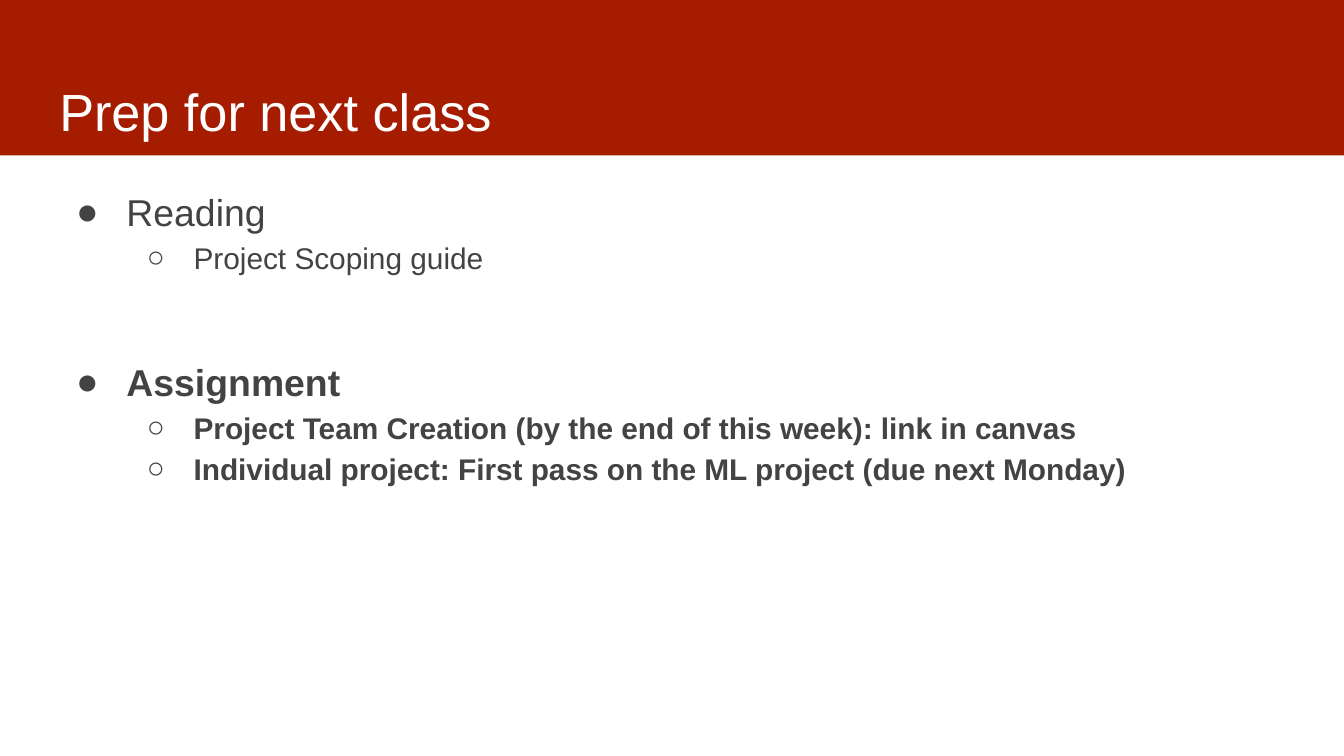
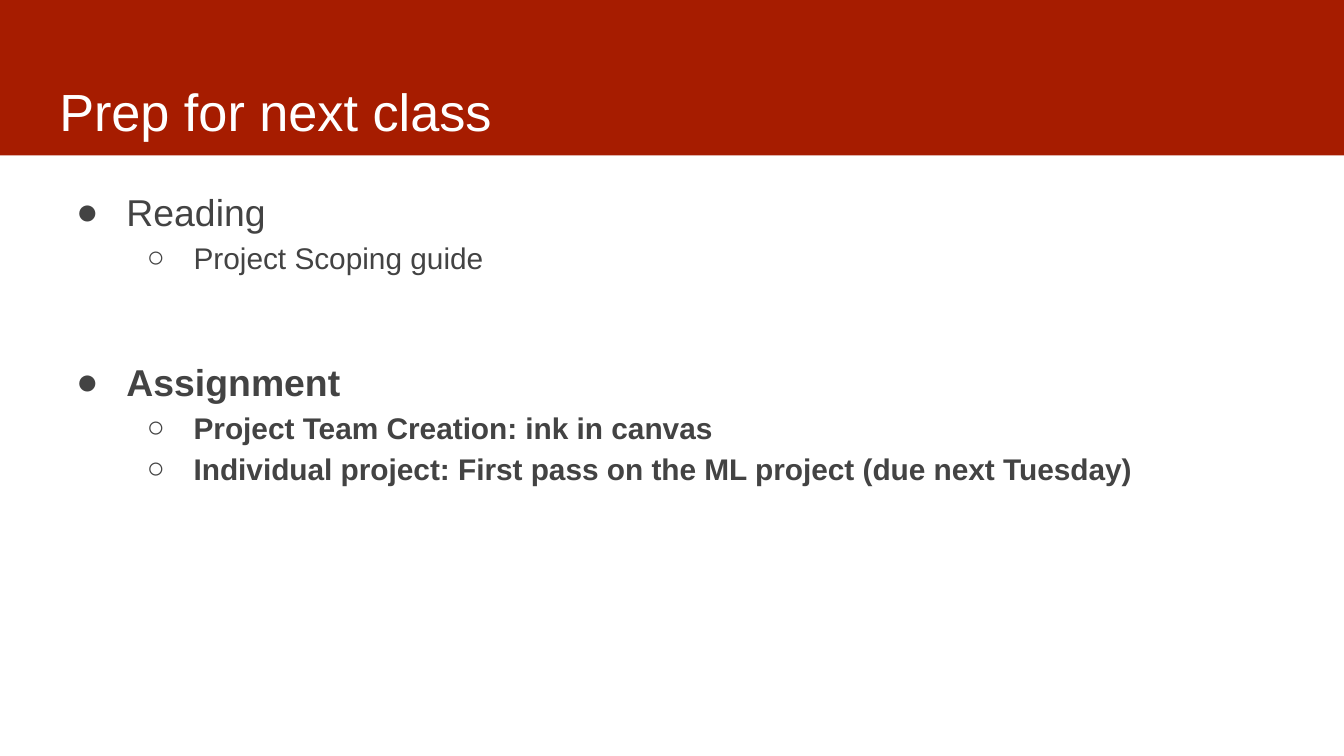
Before and after one commit to dssg/MLinPractice, a slide deck: slide 18 of Lectures/Lecture1-ClassOverview.pptx (slide 17 before the commit). Drawn at 1344x756 pixels with LibreOffice and Linux fonts; fonts in the diff are those of the drawing. Boxes give left, top, right and bottom in pixels: in the first picture for what was removed or moved away, otherwise in the second. Text is boxed around its words. In the diff, an @@ line names an element or a change of style, - is before the commit and + after.

Commit message:
updated

```diff
--- a/Lectures/Lecture1-ClassOverview.pptx
+++ b/Lectures/Lecture1-ClassOverview.pptx
@@ text at (x1=194, y1=417, x2=1132, y2=486): text changed @@
-  ○ Project Team Creation (by the end of this week): link in canvas
-  ○ Individual project: First pass on the ML project (due next Monday)
+  ○ Project Team Creation: ink in canvas
+  ○ Individual project: First pass on the ML project (due next Tuesday)
```
Also in this commit, not shown: 3 other slides changed, 2 slides added, 1 slide removed.
